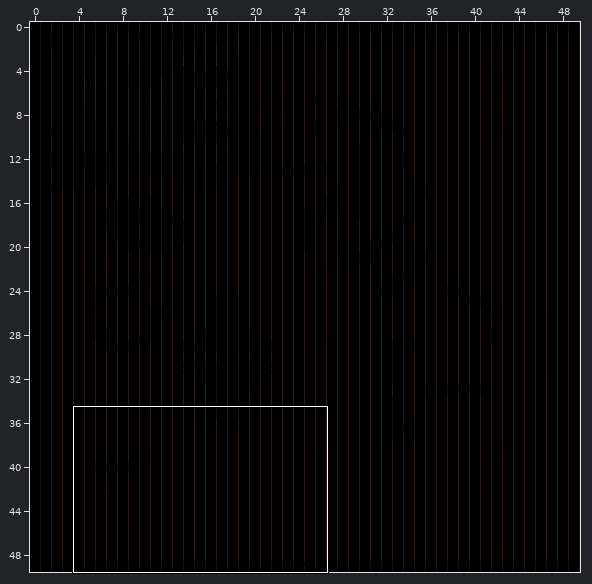
Tiled map, stored at Roguish-desktop/bin/data/level/test_FoV.tmx. The first picture is a wide view before the edit; the outline marks the close-up.
Close-up. Before the edit:
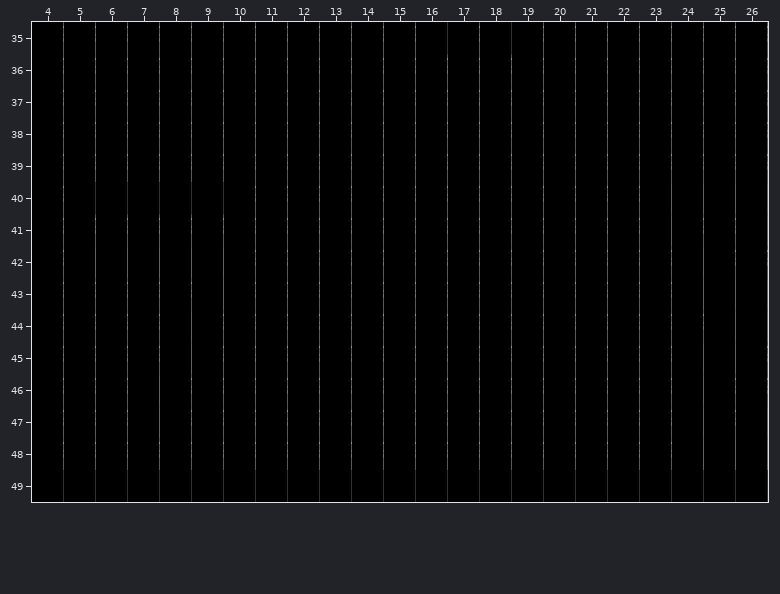
Cells are 32x32 px. Shown: x 4..26, y 35..49. The commit also changed other parts of the map, which this record leaves out.
And afterwards:
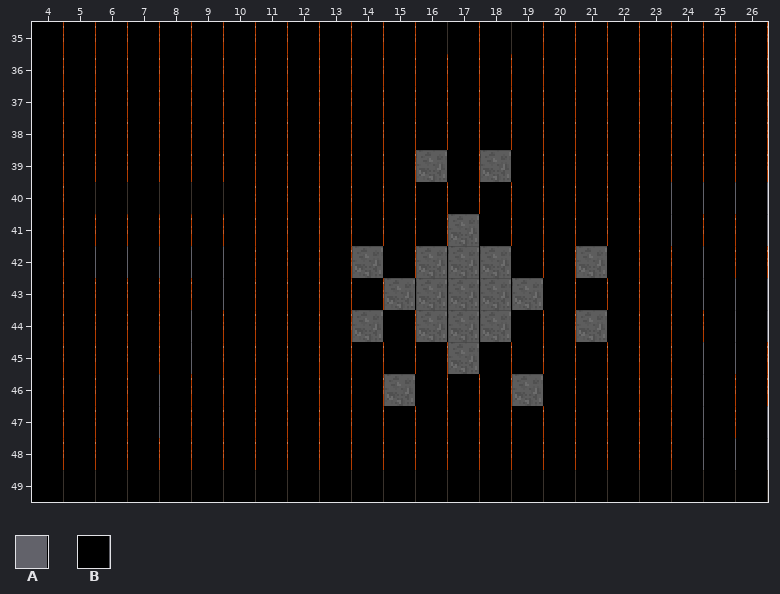
Key: from "TileSheet": A 40, B 41.
_ is an empty cell.
What changed:
Layer "Vision":
Tile B gives way to tile A in row 39 at x 16 and 18; in row 41 at x 17; in row 42 at x 14, 16 to 18 and 21; in row 43 at x 15 to 19; in row 44 at x 14, 16 to 18 and 21; in row 45 at x 17.
Tile B gives way to tile A in row 46 at x 15 and 19.
Boxes around the changes in both close-ups, in picture pixels (x1, y1, x2, y2):
changed: (416, 150, 448, 182)
changed: (480, 150, 512, 182)
changed: (352, 214, 544, 374)
changed: (576, 246, 608, 278)
changed: (576, 310, 608, 342)
changed: (384, 374, 416, 406)
changed: (512, 374, 544, 406)
